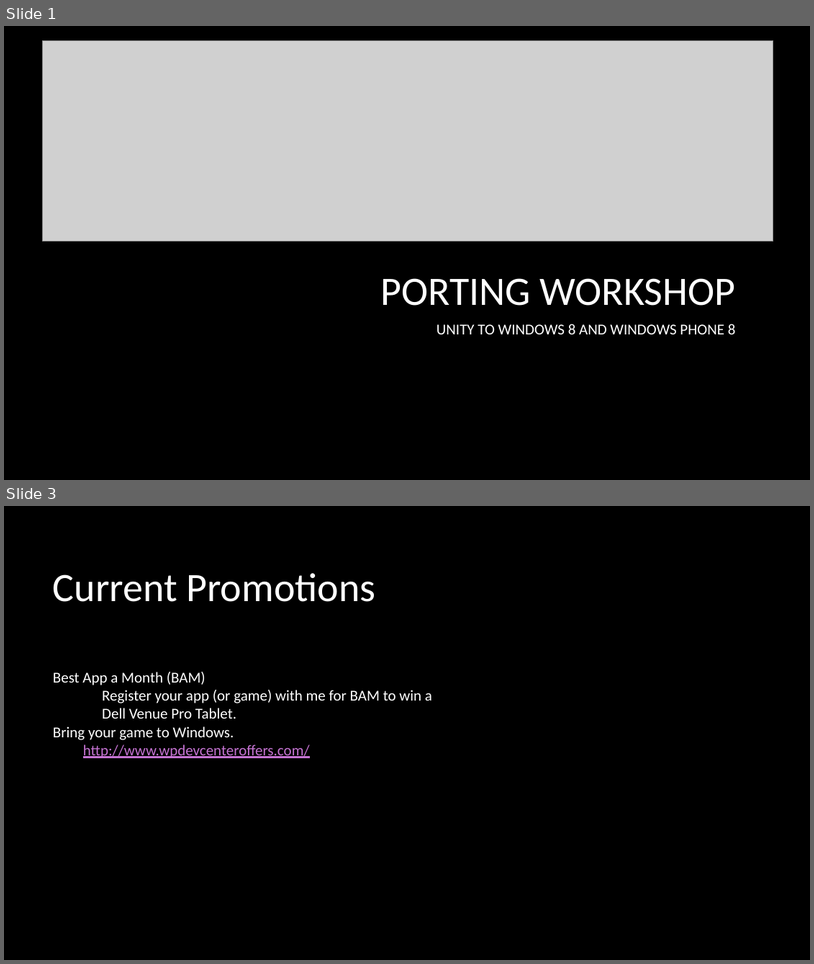
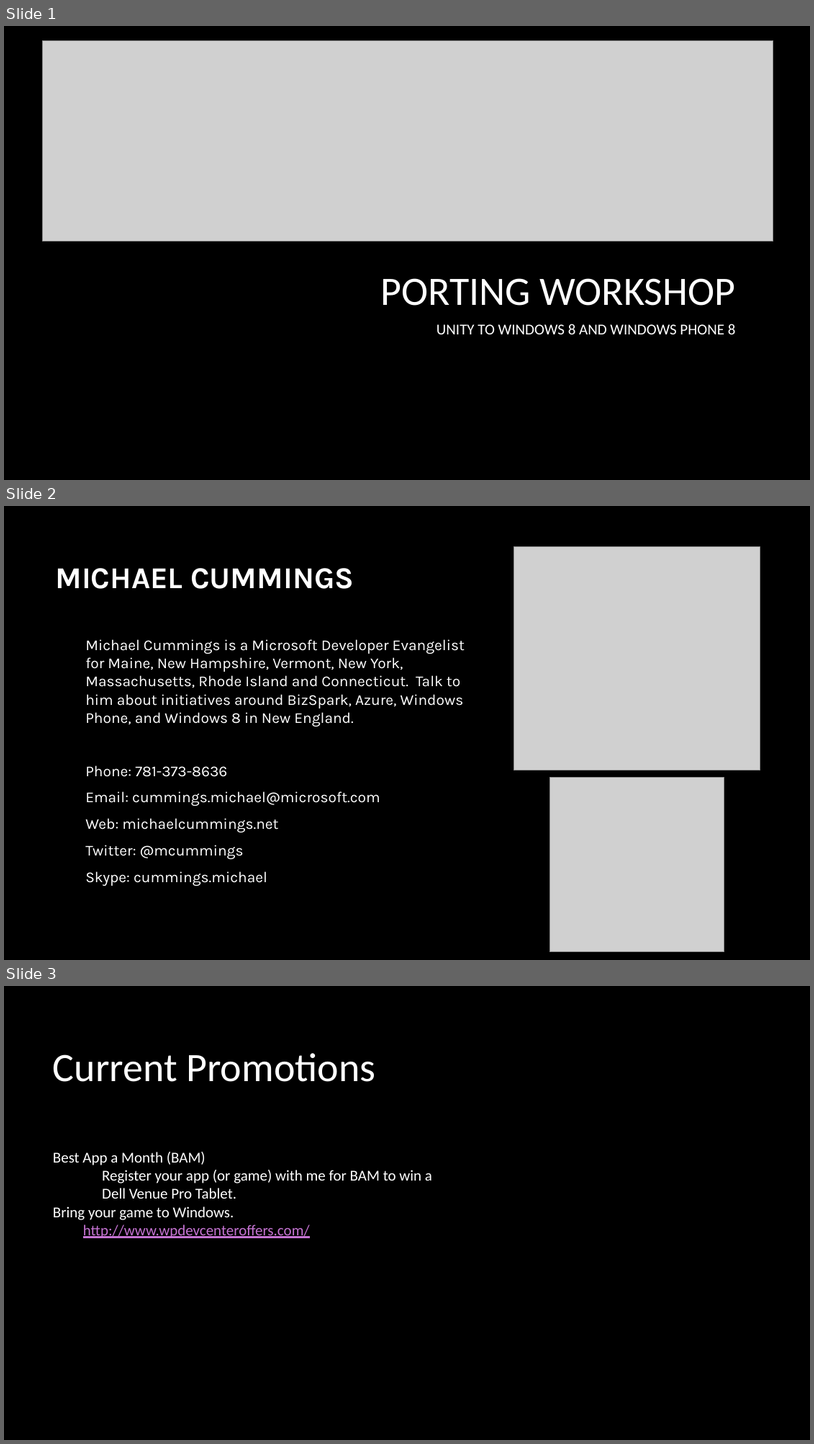
Before and after one commit to YsFred4/Day-of-Unity, a slide deck: Porting Workshop.pptx. Shown one above the other, each under a label of ours: slides 1 and 3 before the commit, slides 1, 2 and 3 after it; the slides between them are not shown. The pictures are 814x964 and 814x1444 pixels, drawn with LibreOffice and Linux fonts; fonts in the diff are those of the drawing; grey boxes stand for pictures; background and template pictures are left out. Boxes give left, top, right and bottom in pixels: in the first picture for what was removed or moved away, otherwise in the second. Text is boxed around its words. In the diff, an @@ line names an element or a change of style, - is before the commit and + after.

Commit message:
Updated slides

```diff
--- a/Porting Workshop.pptx
+++ b/Porting Workshop.pptx
@@ slide 2 added at [4,506,810,960], background picture (left out) @@
@@ picture added at [514,547,761,770] @@
@@ title added at [55,568,354,589], 36 pt, text #FFFFFF, bold @@
+MICHAEL CUMMINGS
@@ text added at [85,639,465,885], 18 pt, text #FFFFFF @@
+Michael Cummings is a Microsoft Developer Evangelist for Maine, New Hampshire, Vermont, New York, Massachusetts, Rhode Island and Connecticut. Talk to him about initiatives around BizSpark, Azure, Windows Phone, and Windows 8 in New England.
+Phone: 781-373-8636
+Email: cummings.michael@microsoft.com
+Web: michaelcummings.net
+Twitter: @mcummings
+Skype: cummings.michael
@@ picture added at [550,777,725,952] @@
```
Also in this commit, not shown: 1 slide removed.
